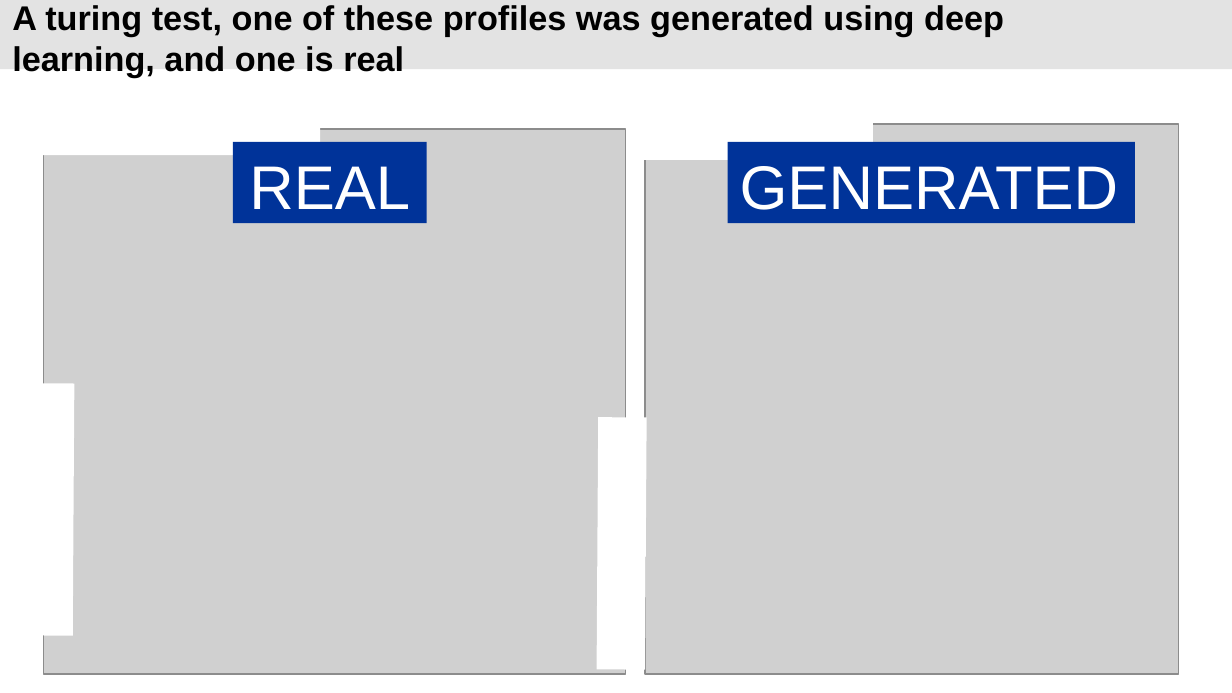
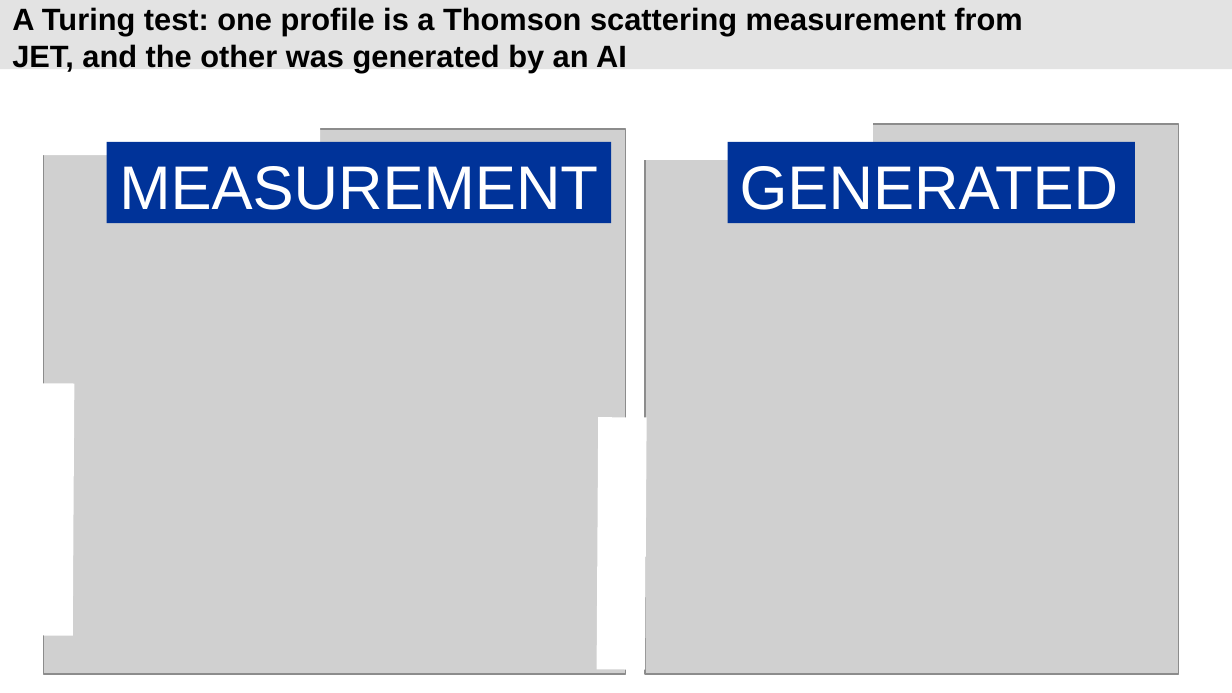
Before and after one commit to fusionby2030/moxie, a slide deck: slide 3 of docs/source/poster/PSI_PRES.odp. Drawn at 1232x693 pixels with LibreOffice and Linux fonts; fonts in the diff are those of the drawing; grey boxes stand for pictures; background and template pictures are left out. Boxes give left, top, right and bottom in pixels: in the first picture for what was removed or moved away, otherwise in the second. Text is boxed around its words. In the diff, an @@ line names an element or a change of style, - is before the commit and + after.

```diff
--- a/docs/source/poster/PSI_PRES.odp
+++ b/docs/source/poster/PSI_PRES.odp
@@ title at [12,7,1022,73]: text changed; size 20 to 18 pt @@
-A turing test, one of these profiles was generated using deep learning, and one is real
+A Turing test: one profile is a Thomson scattering measurement from JET, and the other was generated by an AI
@@ rectangle "MEASUREMENT": place and size @@
-rectangle "MEASUREMENT" at [233,142,426,223]
+rectangle "MEASUREMENT" at [107,142,611,223]
@@ text in rectangle at [119,166,598,210]: text changed @@
-REAL
+MEASUREMENT
```
Also in this commit, not shown: 1 other slide changed, 4 other files.
